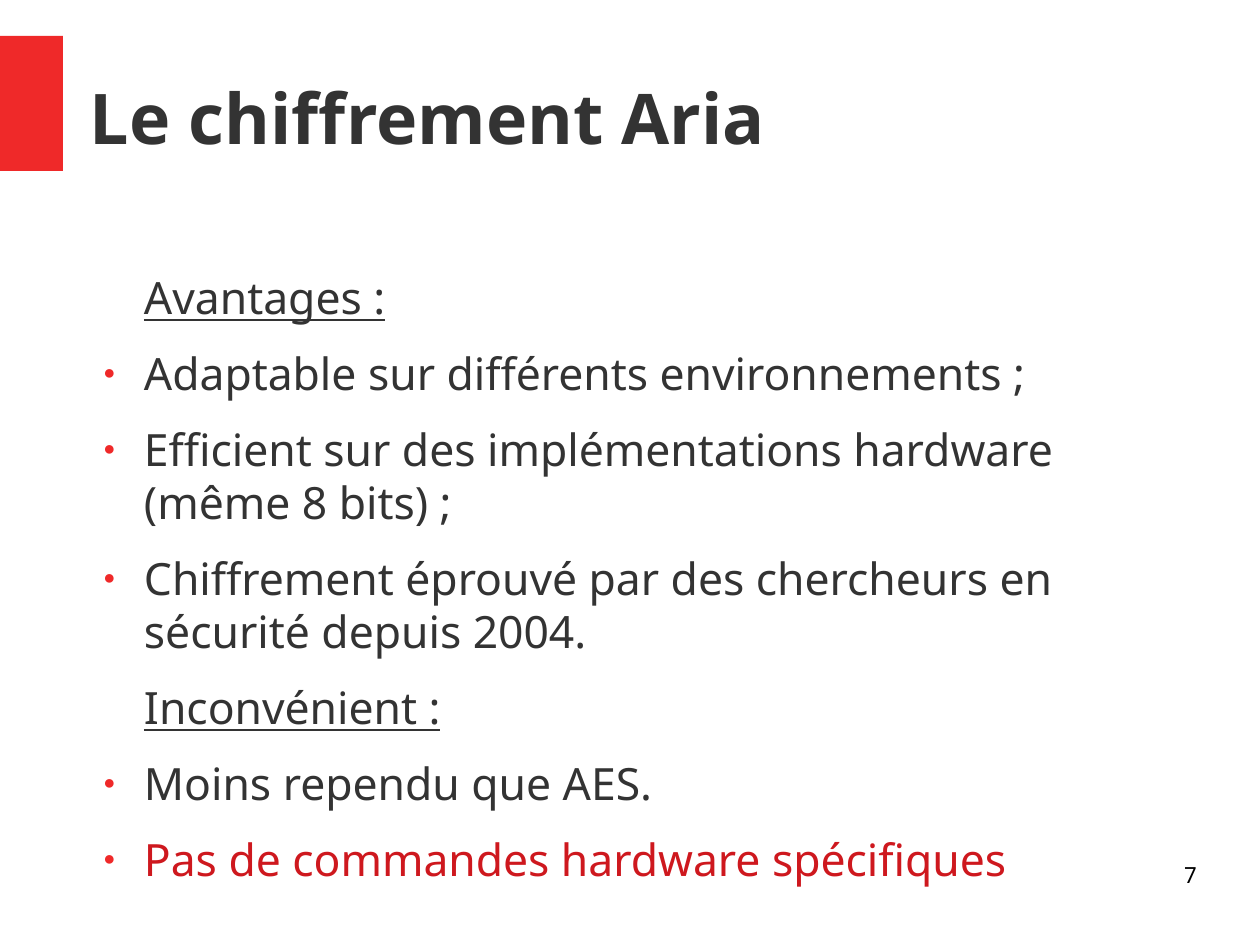
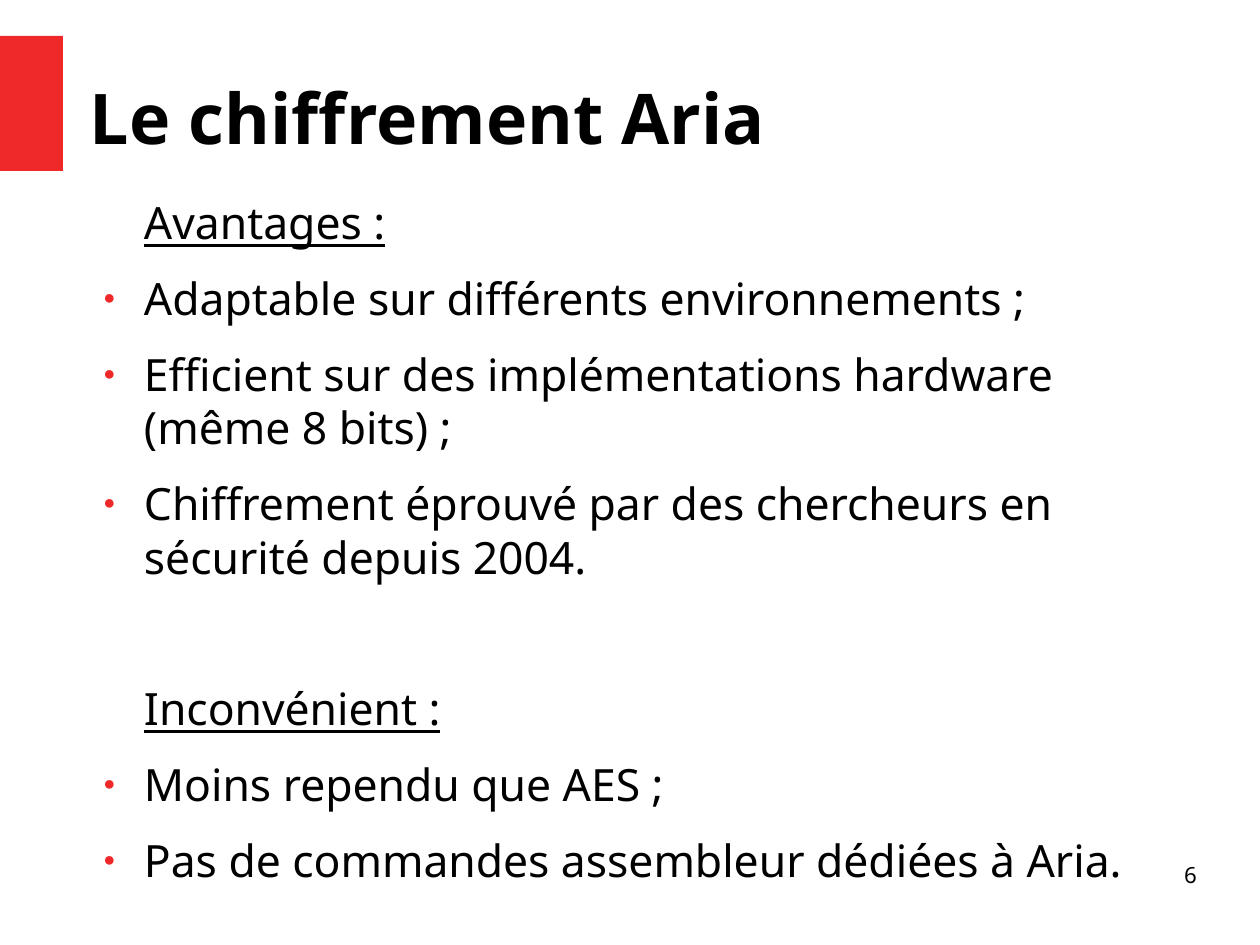
Before and after one commit to Allard-Chris/Aria, a slide deck: slide 6 of docs/[M2CSI]_ICP_Aria_Allard_Aulagnier.odp (slide 7 before the commit). Drawn at 1260x945 pixels with LibreOffice and Linux fonts; fonts in the diff are those of the drawing. Boxes give left, top, right and bottom in pixels: in the first picture for what was removed or moved away, otherwise in the second. Text is boxed around its words. In the diff, an @@ line names an element or a change of style, - is before the commit and + after.

```diff
--- a/docs/[M2CSI]_ICP_Aria_Allard_Aulagnier.odp
+++ b/docs/[M2CSI]_ICP_Aria_Allard_Aulagnier.odp
@@ title "Le chiffrement Aria" at <box>90,90,765,145</box>: text colour #333333 to #000000 @@
@@ text "Avantages :": place and size @@
-text "Avantages :" at <box>144,282,1053,887</box>
+text "Avantages :" at <box>144,207,1122,878</box>
@@ text at <box>144,207,1053,733</box>: text colour #333333 to #000000 in "Avantages :", "Adaptable sur différents environnements ;", "Efficient sur des implémentations hardware (même 8 ...", "Chiffrement éprouvé par des chercheurs en sécurité ..." and 1 more places @@
@@ text at <box>144,767,1122,878</box>: text changed; text colour #CE181E to #000000 @@
-● Moins rependu que AES.
-● Pas de commandes hardware spécifiques
+● Moins rependu que AES ;
+● Pas de commandes assembleur dédiées à Aria.
@@ page number at <box>1184,867,1197,884</box>: text changed @@
-7
+6
```
Also in this commit, not shown: 11 other slides changed, 1 slide removed.
